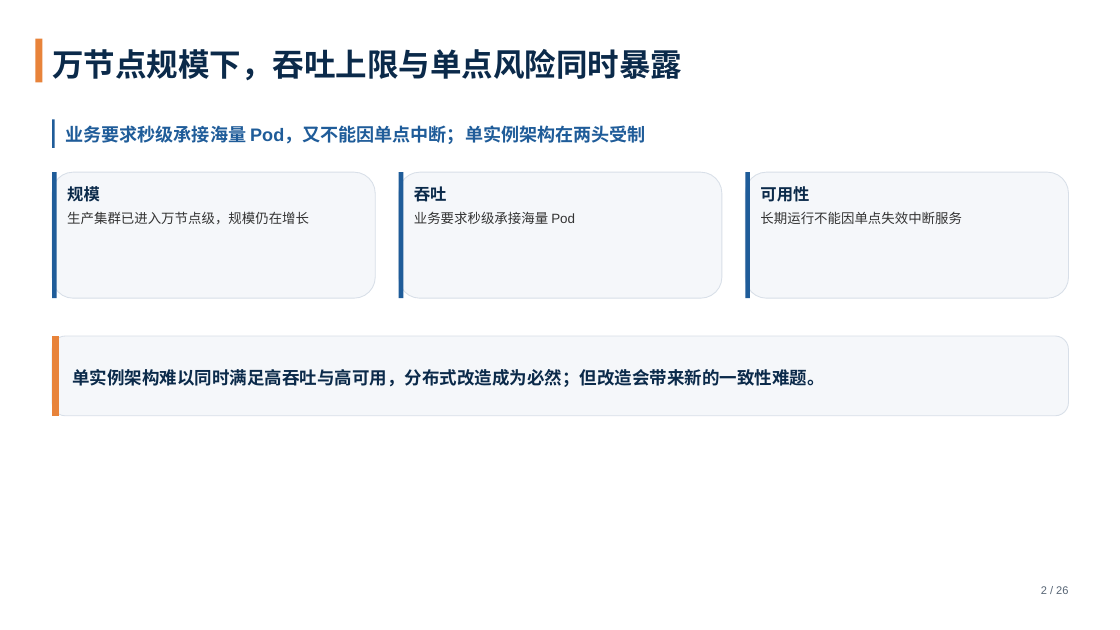
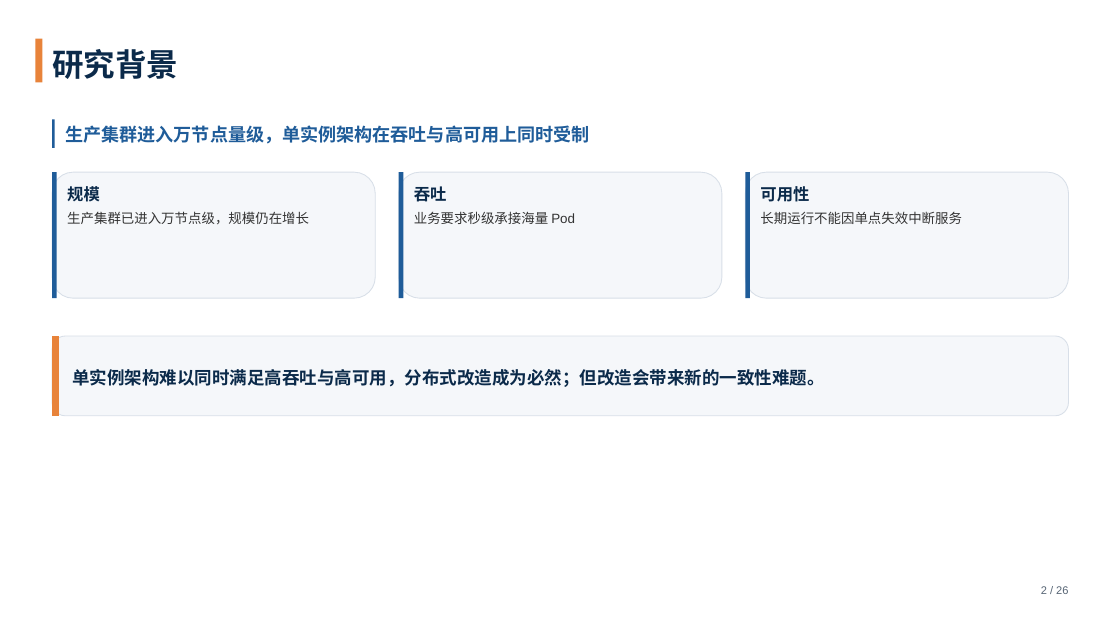
Before and after one commit to tengfei86/godel-scheduler, a slide deck: slide 2 of docs/thesis/defense/答辩PPT-基于etcd的分布式Kubernetes调度器.pptx. Drawn at 1120x630 pixels with LibreOffice and Linux fonts; fonts in the diff are those of the drawing. Boxes give left, top, right and bottom in pixels: in the first picture for what was removed or moved away, otherwise in the second. Text is boxed around its words. In the diff, an @@ line names an element or a change of style, - is before the commit and + after.

```diff
--- a/docs/thesis/defense/答辩PPT-基于etcd的分布式Kubernetes调度器.pptx
+++ b/docs/thesis/defense/答辩PPT-基于etcd的分布式Kubernetes调度器.pptx
@@ text at box(52, 49, 178, 79): text changed @@
-万节点规模下，吞吐上限与单点风险同时暴露
+研究背景
@@ text at box(65, 125, 589, 144): text changed @@
-业务要求秒级承接海量 Pod，又不能因单点中断；单实例架构在两头受制
+生产集群进入万节点量级，单实例架构在吞吐与高可用上同时受制
```
Also in this commit, not shown: 3 other files.
